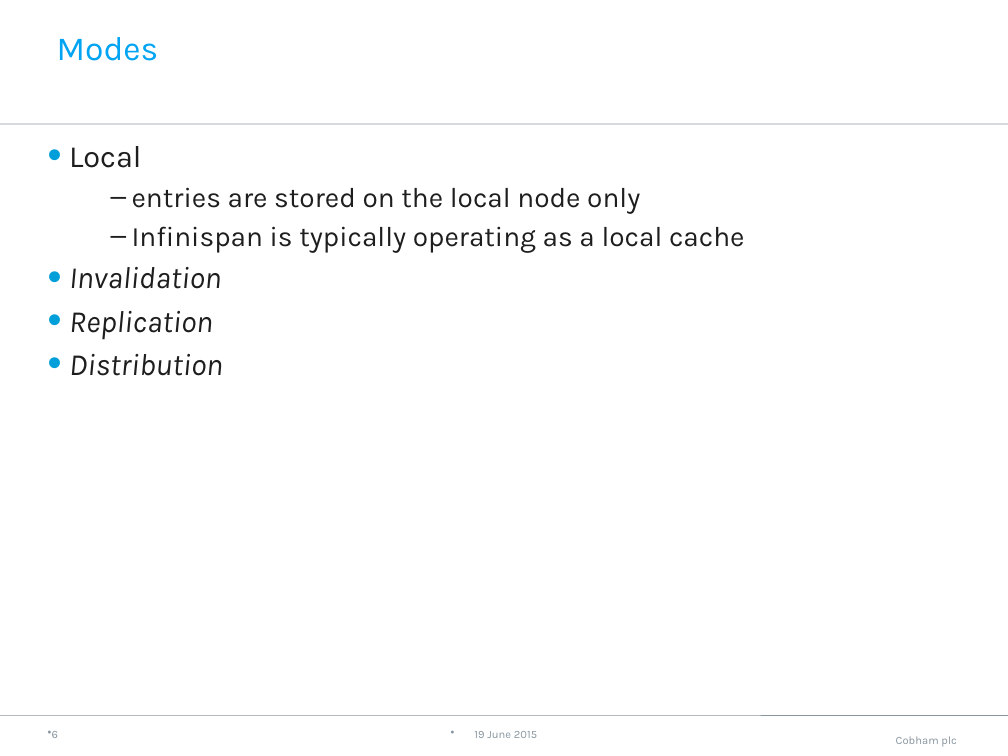
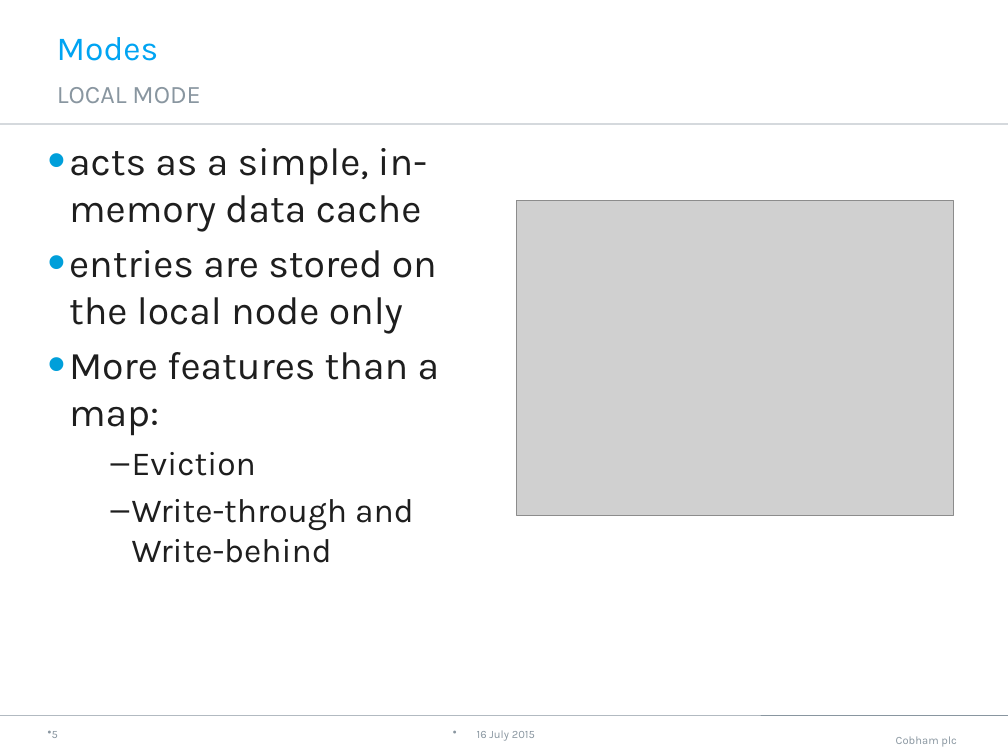
Before and after one commit to neha-bansal/Demos, a slide deck: slide 6 of infinispan-embedded-tutorial/Infinispan.pptx (slide 7 before the commit). Drawn at 1008x756 pixels with LibreOffice and Linux fonts; fonts in the diff are those of the drawing; grey boxes stand for pictures; background and template pictures are left out. Boxes give left, top, right and bottom in pixels: in the first picture for what was removed or moved away, otherwise in the second. Text is boxed around its words. In the diff, an @@ line names an element or a change of style, - is before the commit and + after.

```diff
--- a/infinispan-embedded-tutorial/Infinispan.pptx
+++ b/infinispan-embedded-tutorial/Infinispan.pptx
@@ text added at (57, 87, 200, 103), 18 pt, text #8996A0 @@
+LOCAL MODE
@@ text at (69, 148, 427, 232): text changed; size 22 to 28 pt @@
-• Local
+• acts as a simple, in-memory data cache
@@ picture added at (517, 201, 954, 515) @@
@@ text at (69, 250, 437, 334): size 20 to 28 pt in "entries are stored on the local node ..."; bullet – to •; list level 2 to 1 in "entries are stored on the ..." @@
@@ text at (69, 352, 440, 563): text changed; size 20 to 24 pt @@
-  – Infinispan is typically operating as a local cache
-• Invalidation
-• Replication
-• Distribution
+• More features than a map:
+  – Eviction
+  – Write-through and Write-behind
@@ text at (477, 731, 535, 741): text changed @@
-19 June 2015
+16 July 2015
```
Also in this commit, not shown: 9 other slides changed, 2 slides added, 1 slide removed.
